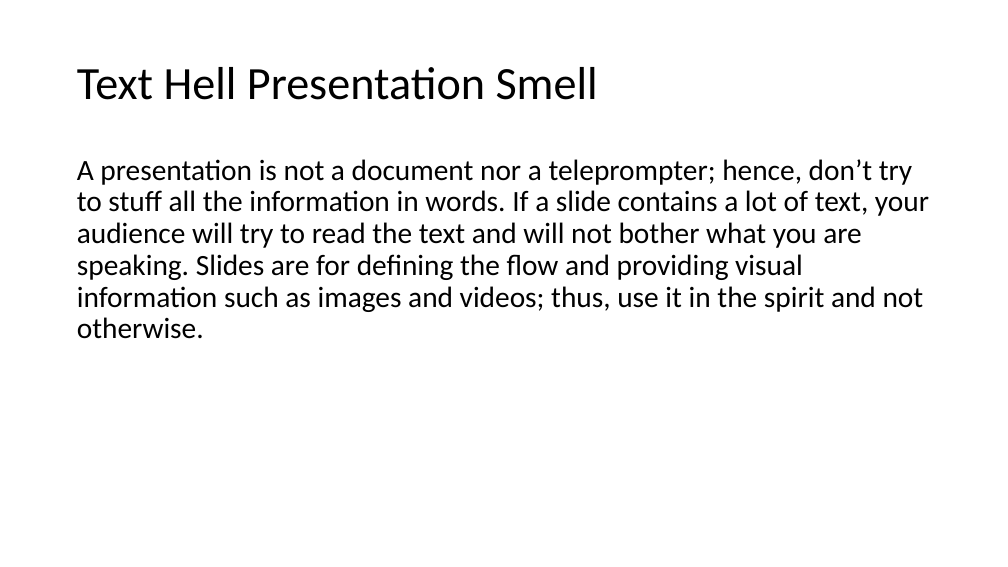
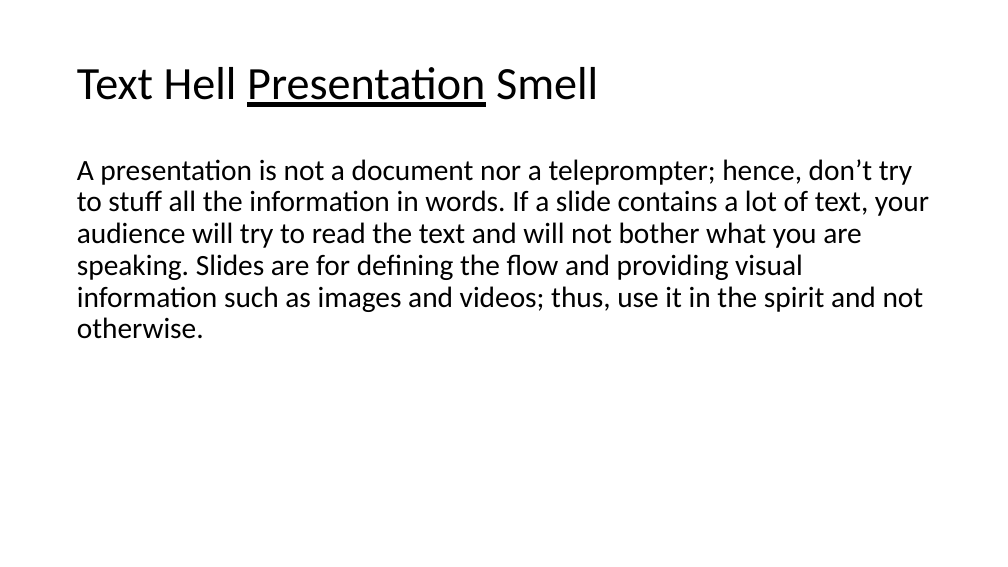
Before and after one commit to tushartushar/slideQ, a slide deck: slide 3 of SlideQTests/TestFile/SlideQTestCount.pptx. Drawn at 1008x567 pixels with LibreOffice and Linux fonts; fonts in the diff are those of the drawing. Boxes give left, top, right and bottom in pixels: in the first picture for what was removed or moved away, otherwise in the second. Text is boxed around its words. In the diff, an @@ line names an element or a change of style, - is before the commit and + after.

```diff
--- a/SlideQTests/TestFile/SlideQTestCount.pptx
+++ b/SlideQTests/TestFile/SlideQTestCount.pptx
@@ title "Text Hell Presentation Smell" at [77, 67, 598, 107]: underline on in "Presentation" @@
```
Also in this commit, not shown: 1 other slide changed, 7 other files.
